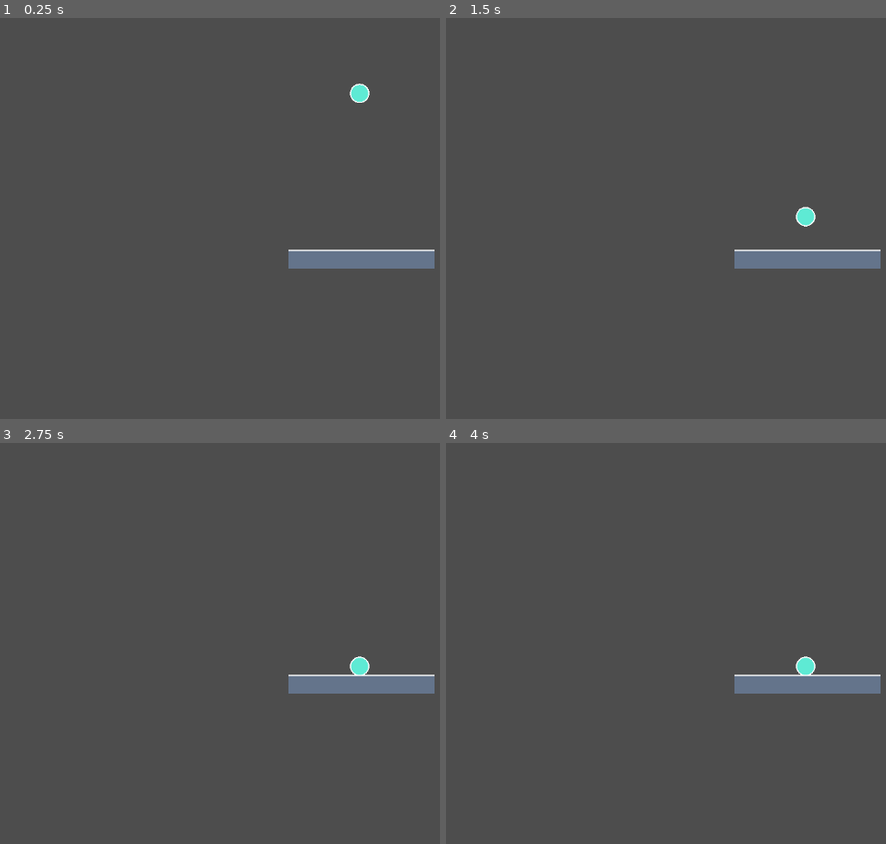
Above: before the commit, frames 1-4 (two rows, left to right).
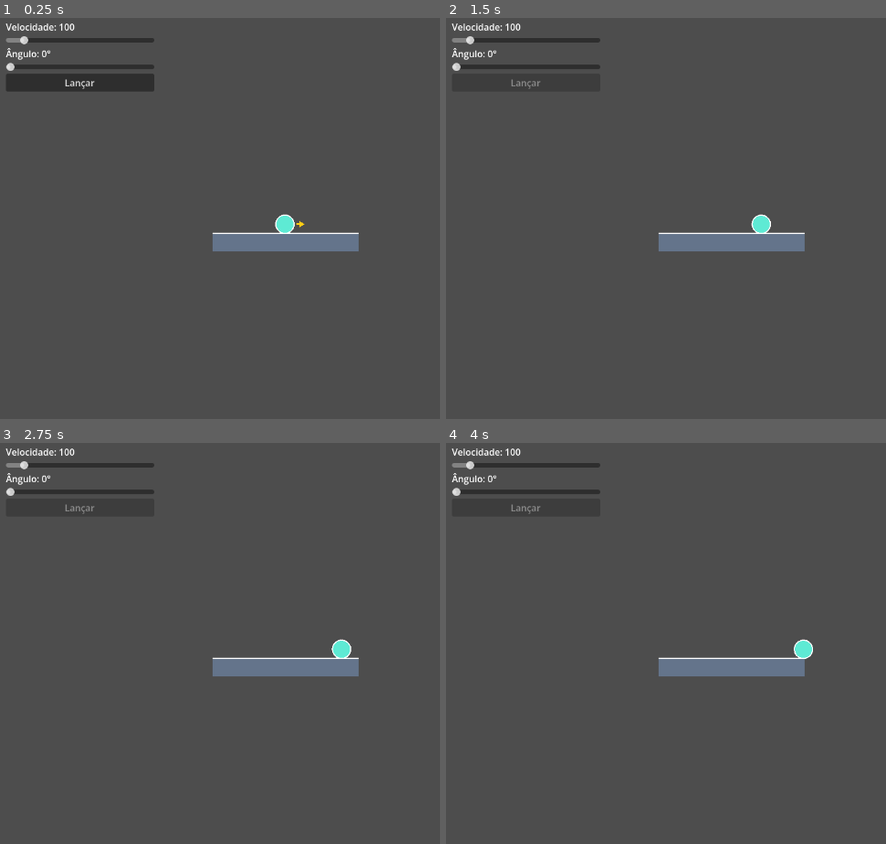
Above: after the commit, the same moments.

Repository: Px1906/Kinema
Game: Godot game, scene res://scenes/levels/player_gravity_test.tscn
Same seed, same stepped clock (60 frames per second), same inputs: the game is played once before the commit and once after it. The project has no main scene, so this scene is started directly.
Inputs (mouse positions are in pixels of both pictures, inside the frame that each line leads up to):
- Up to frame 1 (0.25 s): no input
- Up to frame 2 (1.5 s): click (525, 82) at 0.5 s, where only the run after the commit has a clickable "Lançar"
- Up to frame 3 (2.75 s): no input
- Up to frame 4 (4 s): no input

The runs differ from the first frame. In frame 1, 5.9% of the frame differs, in the area x 1-99%, y 1-63%; in frame 2, 4.5%; in frame 3, 4.4%; in frame 4, 4.4%.

Commit message:
feat: Adição dos sliders de angulo, velocidade, seta de visualização e botão de lançamento

Diff:
--- a/scenes/levels/player_gravity_test.tscn
+++ b/scenes/levels/player_gravity_test.tscn
@@ -8,7 +8,7 @@
 script = ExtResource("2_test")
 
 [node name="Player" parent="." unique_id=1362402254 instance=ExtResource("1_player")]
-position = Vector2(640, 120)
+position = Vector2(509, 378)
 
 [node name="SolidSurface" parent="." unique_id=183713201 instance=ExtResource("3_7gieh")]
-position = Vector2(643, 440)
+position = Vector2(510, 410)
--- a/scripts/levels/player_gravity_test.gd
+++ b/scripts/levels/player_gravity_test.gd
@@ -4,4 +4,6 @@
 
 
 func _ready() -> void:
-	player.freeze = false
+	var controls := LaunchControls.new()
+	controls.player = player
+	add_child(controls)
--- a/scripts/player/player.gd
+++ b/scripts/player/player.gd
@@ -5,6 +5,7 @@
 
 signal launched(velocity: Vector2)
 signal stopped
+signal launch_parameters_changed(speed: float, angle_degrees: float)
 
 @export_category("Particula")
 @export var radius: float = 16.0:
@@ -14,10 +15,11 @@
 			_update_collision_shape()
 			queue_redraw()
 @export var particle_color := Color("#5eead4")
+@export var arrow_color := Color("#facc15")
 
 @export_category("Lancamento")
-@export_range(0.0, 360.0, 1.0) var launch_angle_degrees: float = 45.0
-@export_range(0.0, 1000.0, 1.0) var launch_speed: float = 350.0
+@export_range(0.0, 180.0, 1.0) var launch_angle_degrees: float = 0.0
+@export_range(0.0, 1000.0, 1.0) var launch_speed: float = 100.0
 
 var state: State = State.PREPARANDO
 var spawn_position: Vector2
@@ -34,16 +36,18 @@
 
 
 func _physics_process(_delta: float) -> void:
-	if state == State.MOVENDO and linear_velocity.length_squared() < 4.0:
+	if state == State.MOVENDO and linear_velocity.length_squared() < 3:
 		state = State.PAROU
+		print("parou")
 		stopped.emit()
 		queue_redraw()
 
 
 func set_launch_parameters(speed: float, angle_degrees: float) -> void:
 	launch_speed = maxf(speed, 0.0)
-	launch_angle_degrees = angle_degrees
-	launch_velocity = Vector2.RIGHT.rotated(deg_to_rad(launch_angle_degrees)) * launch_speed
+	launch_angle_degrees = minf(angle_degrees, 180)
+	launch_velocity = Vector2.RIGHT.rotated(-deg_to_rad(launch_angle_degrees)) * launch_speed
+	launch_parameters_changed.emit(launch_speed, launch_angle_degrees)
 	queue_redraw()
 
 
@@ -81,3 +85,20 @@
 func _draw() -> void:
 	draw_circle(Vector2.ZERO, radius, particle_color)
 	draw_arc(Vector2.ZERO, radius, 0.0, TAU, 32, Color.WHITE, 2.0)
+
+	if state == State.PREPARANDO:
+		_draw_launch_arrow()
+
+
+func _draw_launch_arrow() -> void:
+	if launch_velocity.length_squared() < 1.0:
+		return
+
+	var dir := launch_velocity.normalized().rotated(-global_rotation)
+	var start := dir * (radius + 4.0)
+	var tip := dir * (radius + 4.0 + launch_velocity.length() * 0.15)
+	var head := 10.0
+	var side := dir.orthogonal()
+	var base := tip - dir * head
+	draw_line(start, base, arrow_color, 3.0)
+	draw_colored_polygon(PackedVector2Array([tip, base + side * head * 0.6, base - side * head * 0.6]), arrow_color)
--- /dev/null
+++ b/scripts/ui/launch_controls.gd
@@ -0,0 +1,61 @@
+extends CanvasLayer
+class_name LaunchControls
+
+@export var player: Player
+
+var _speed_slider: HSlider
+var _angle_slider: HSlider
+var _speed_label: Label
+var _angle_label: Label
+var _launch_button: Button
+
+
+func _ready() -> void:
+	_build_ui()
+	_on_player_params_changed(player.launch_speed, player.launch_angle_degrees)
+	player.set_launch_parameters(player.launch_speed, player.launch_angle_degrees)
+	player.launch_parameters_changed.connect(_on_player_params_changed)
+	player.launched.connect(func(_v: Vector2) -> void: _launch_button.disabled = true)
+
+
+func _build_ui() -> void:
+	var box := VBoxContainer.new()
+	box.position = Vector2(20, 20)
+	box.custom_minimum_size = Vector2(260, 0)
+	add_child(box)
+
+	_speed_label = Label.new()
+	box.add_child(_speed_label)
+	_speed_slider = _make_slider(0.0, 1000.0, 1.0, box)
+
+	_angle_label = Label.new()
+	box.add_child(_angle_label)
+	_angle_slider = _make_slider(0.0, 180.0, 1.0, box)
+
+	_launch_button = Button.new()
+	_launch_button.text = "Lançar"
+	_launch_button.pressed.connect(player.launch)
+	box.add_child(_launch_button)
+
+
+func _make_slider(min_v: float, max_v: float, step: float, parent: Control) -> HSlider:
+	var s := HSlider.new()
+	s.min_value = min_v
+	s.max_value = max_v
+	s.step = step
+	s.value_changed.connect(_on_slider_changed)
+	parent.add_child(s)
+	return s
+
+
+# Slider -> Player
+func _on_slider_changed(_v: float) -> void:
+	player.set_launch_parameters(_speed_slider.value, _angle_slider.value)
+
+
+# Player -> Slider
+func _on_player_params_changed(speed: float, angle: float) -> void:
+	_speed_slider.set_value_no_signal(speed)
+	_angle_slider.set_value_no_signal(angle)
+	_speed_label.text = "Velocidade: %d" % speed
+	_angle_label.text = "Ângulo: %d°" % angle
Not shown, added: scripts/ui/launch_controls.gd.uid
